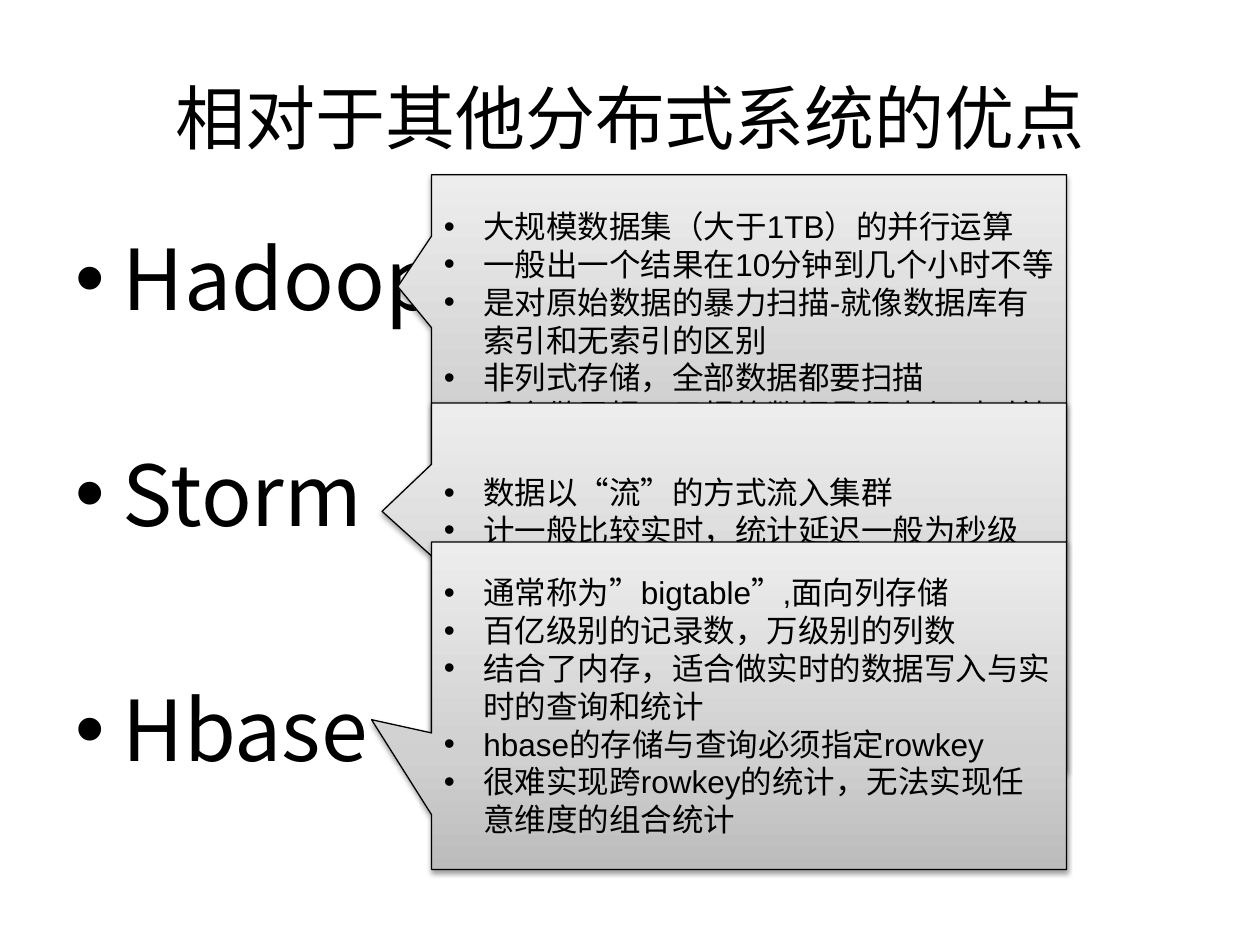
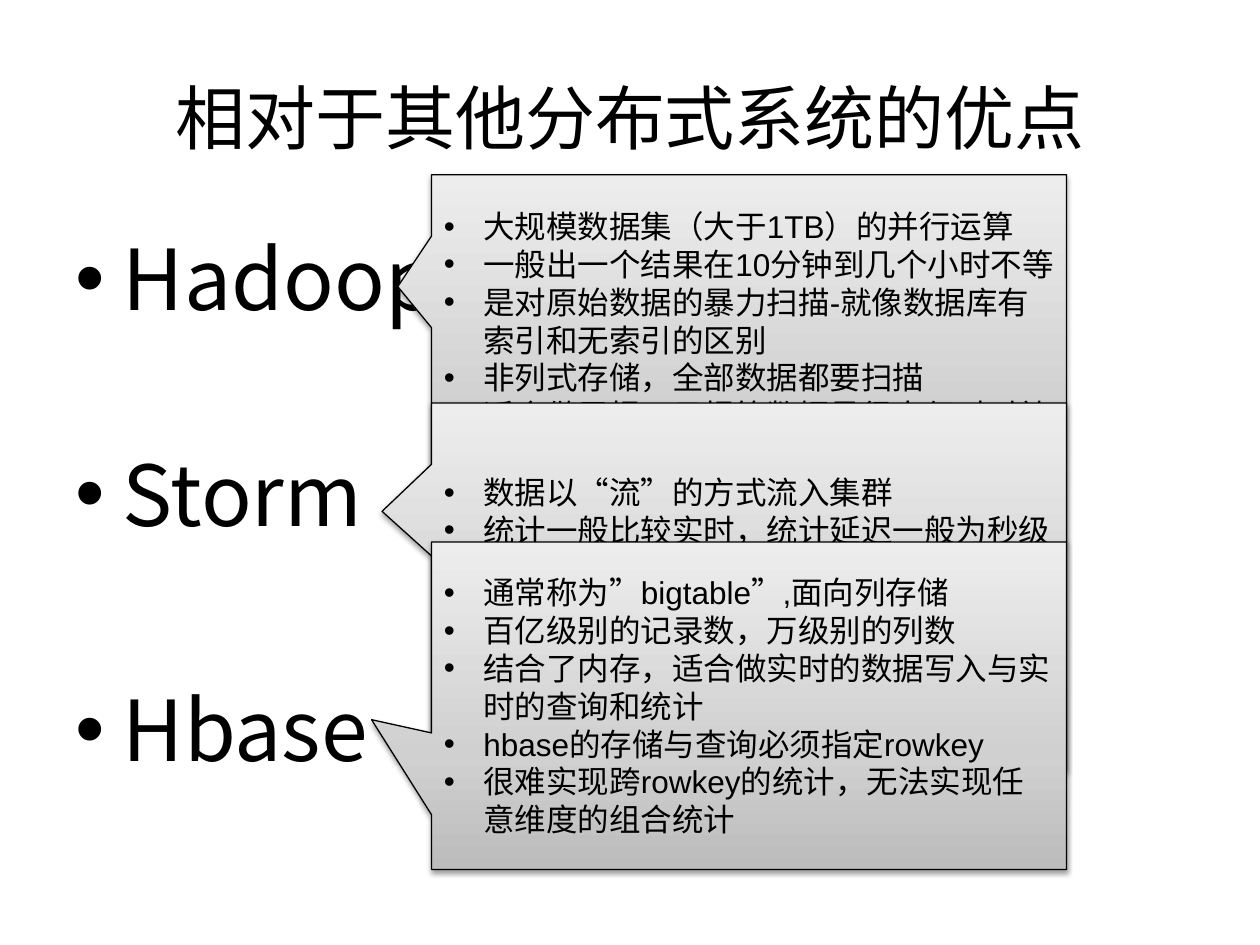
Before and after one commit to muyannian/higo, a slide deck: slide 6 of doc/higo.pptx. Drawn at 1260x945 pixels with LibreOffice and Linux fonts; fonts in the diff are those of the drawing; background and template pictures are left out. Boxes give left, top, right and bottom in pixels: in the first picture for what was removed or moved away, otherwise in the second. Text is boxed around its words. In the diff, an @@ line names an element or a change of style, - is before the commit and + after.

```diff
--- a/doc/higo.pptx
+++ b/doc/higo.pptx
@@ text in speech box at [483, 515, 1050, 543]: text changed @@
-• 计一般比较实时，统计延迟一般为秒级
+• 统计一般比较实时，统计延迟一般为秒级
```
Also in this commit, not shown: 2 other slides changed.
